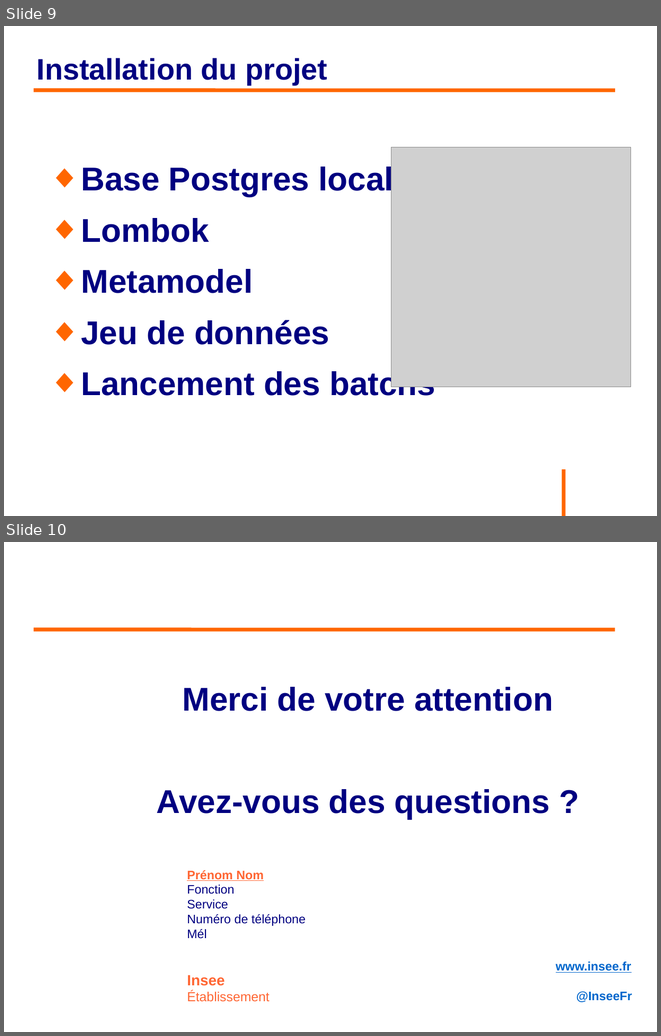
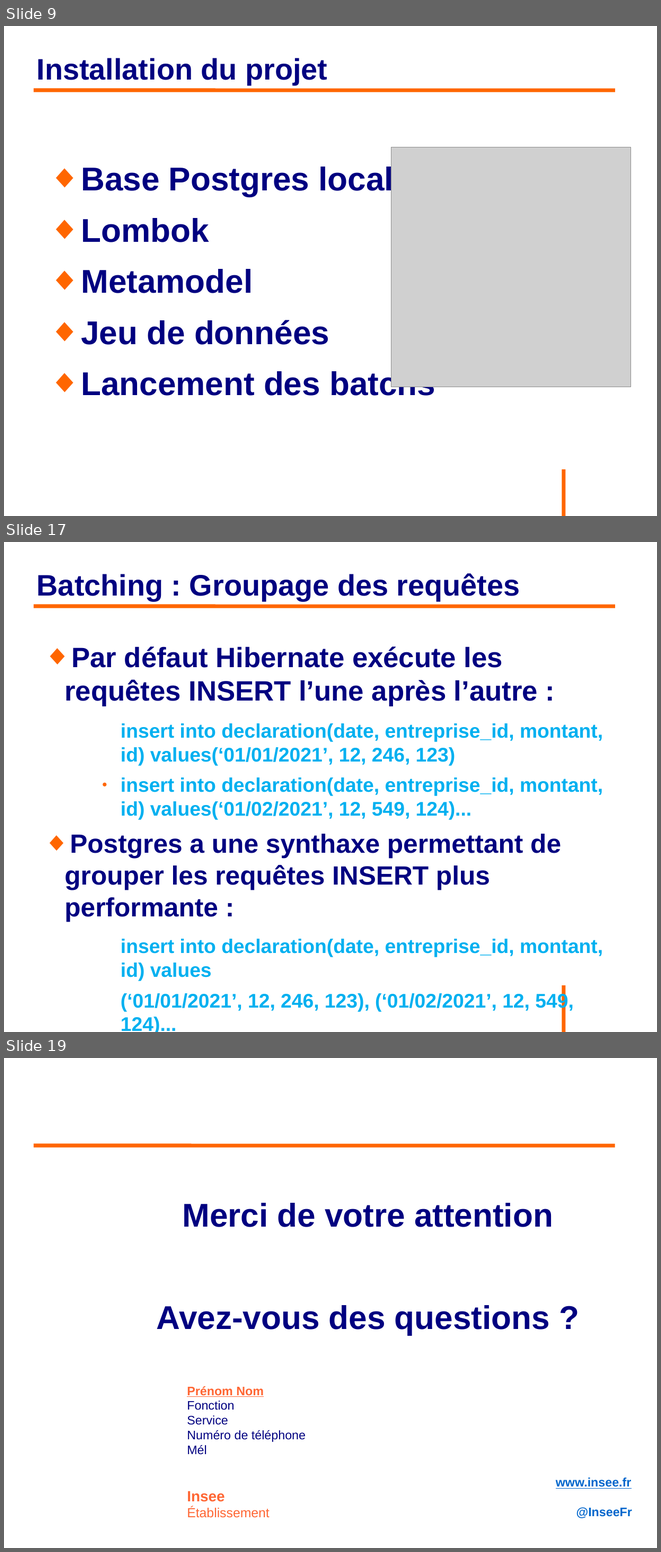
Before and after one commit to philphils/formation-hibernate-avancee, a slide deck: Documentation/diapo_formation_hibernate_avancee.odp. Shown one above the other, each under a label of ours: slides 9 and 10 before the commit, slides 9, 17 and 19 after it; the slides between them are not shown. The pictures are 661x1036 and 661x1552 pixels, drawn with LibreOffice and Linux fonts; fonts in the diff are those of the drawing; grey boxes stand for pictures; background and template pictures are left out. Boxes give left, top, right and bottom in pixels: in the first picture for what was removed or moved away, otherwise in the second. Text is boxed around its words. In the diff, an @@ line names an element or a change of style, - is before the commit and + after.

```diff
--- a/Documentation/diapo_formation_hibernate_avancee.odp
+++ b/Documentation/diapo_formation_hibernate_avancee.odp
@@ slide 17 added at [4, 542, 657, 1032], background #FFFFFF; not listed: 1 template element that a slide beside it also shows @@
@@ title added at [37, 573, 520, 601], 36 pt, text #000080, bold @@
+Batching : Groupage des requêtes
@@ line added from (34, 606) to (616, 606), #FF6600 4.54 pt @@
@@ text added at [64, 646, 603, 1032], 24 pt, text #00B0F0, bold @@
+◆ Par défaut Hibernate exécute les requêtes INSERT l’une après l’autre :
+    insert into declaration(date, entreprise_id, montant, id) values(‘01/01/2021’, 12, 246, 123)
+    ● insert into declaration(date, entreprise_id, montant, id) values(‘01/02/2021’, 12, 549, 124)...
+◆ Postgres a une synthaxe permettant de grouper les requêtes INSERT plus performante :
+    insert into declaration(date, entreprise_id, montant, id) values
+    (‘01/01/2021’, 12, 246, 123), (‘01/02/2021’, 12, 549, 124)...
@@ what was slide 10 is now slide 19 @@
```
Also in this commit, not shown: 8 other slides added.
